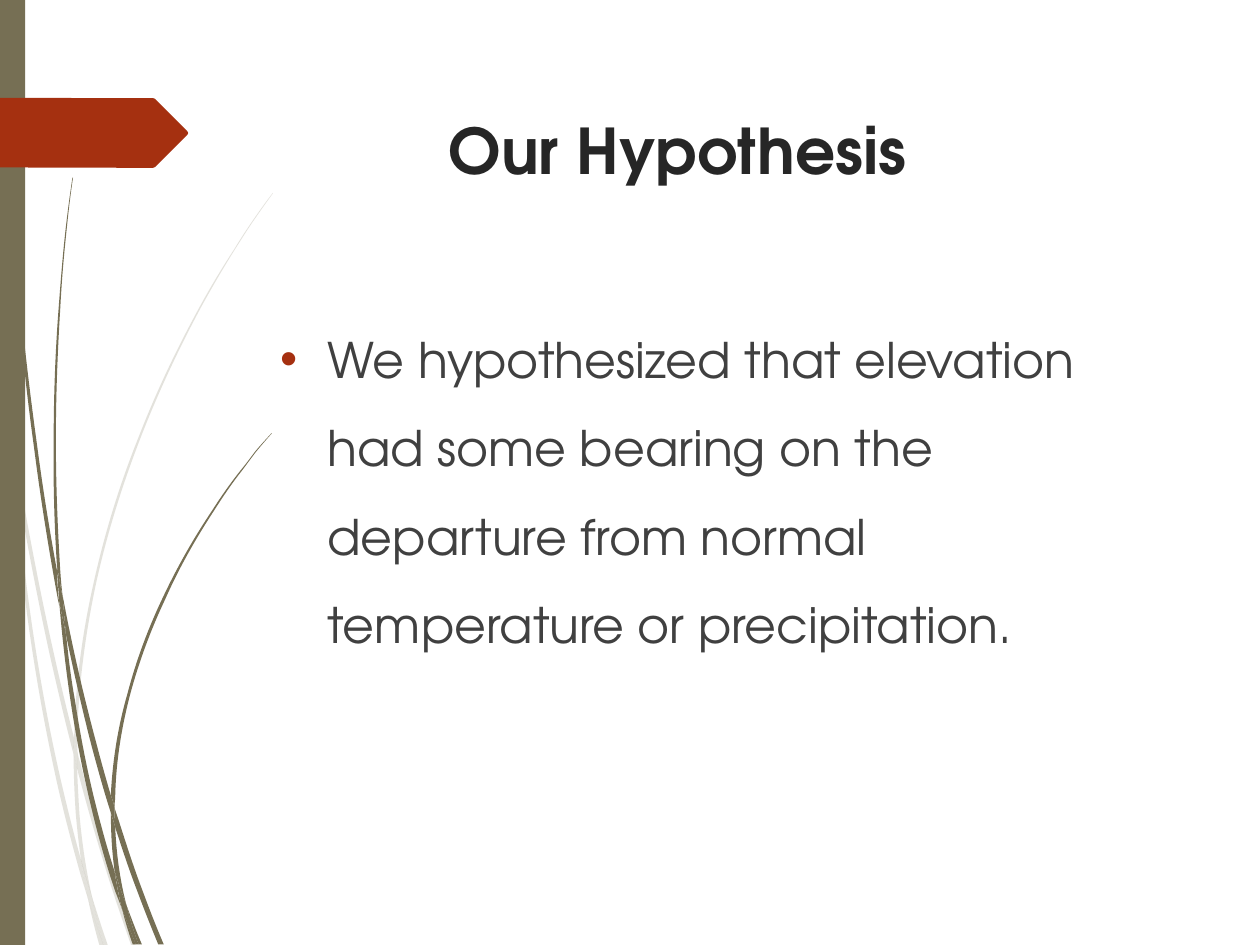
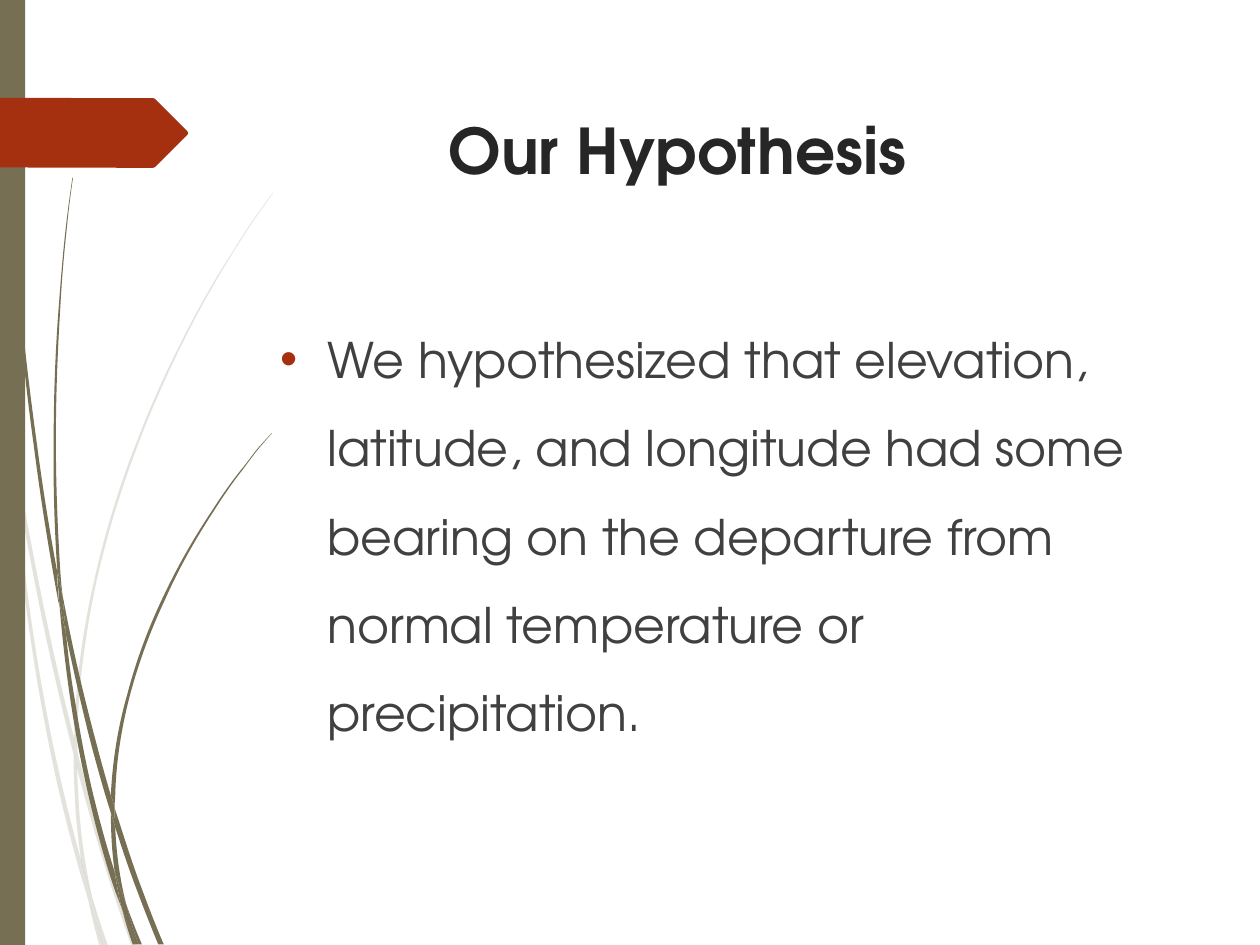
Before and after one commit to Iron-Ham/CPS585, a slide deck: slide 2 of cps585-weather analysis.ppt. Drawn at 1260x945 pixels with LibreOffice and Linux fonts; fonts in the diff are those of the drawing; background and template pictures are left out. Boxes give left, top, right and bottom in pixels: in the first picture for what was removed or moved away, otherwise in the second. Text is boxed around its words. In the diff, an @@ line names an element or a change of style, - is before the commit and + after.

Commit message:
+ppt changes

```diff
--- a/cps585-weather analysis.ppt
+++ b/cps585-weather analysis.ppt
@@ text at [327, 341, 1125, 741]: text changed @@
-• We hypothesized that elevation had some bearing on the departure from normal temperature or precipitation.
+• We hypothesized that elevation, latitude, and longitude had some bearing on the departure from normal temperature or precipitation.
```
Also in this commit, not shown: 1 other slide changed, 1 slide added.
